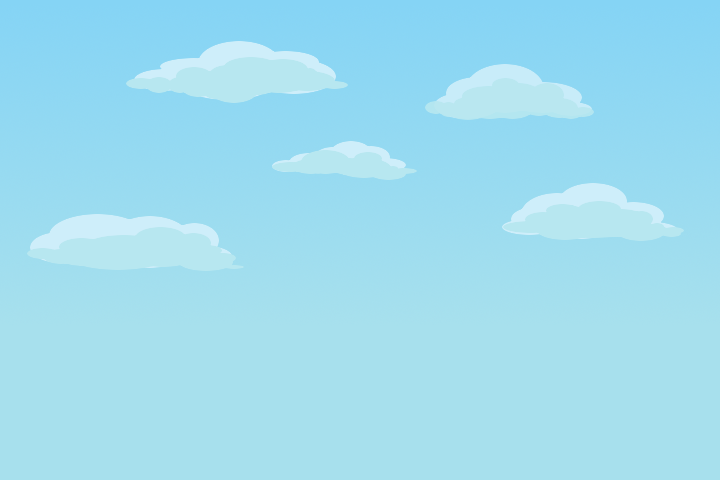
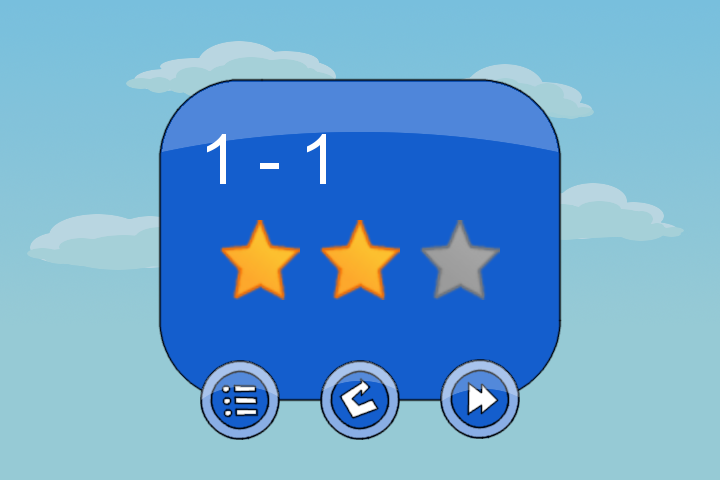
The second 720x480 image is a revision of the first. Changes to its layers:
added layer "1 - 1" above "star3" over [207, 134, 326, 184]
added layer "star3" above "Star copy#1" over [420, 220, 500, 300]
added layer "Star copy#1" above "Star" over [320, 220, 400, 300]
added layer "Star" above "button_restart.png" over [220, 220, 300, 300]
added layer "button_restart.png" above "button_next.png" over [320, 360, 400, 440]
added layer "button_next.png" above "button_menu.png" over [440, 359, 520, 439]
added layer "button_menu.png" above "dialog light" over [200, 360, 280, 440]
added layer "dialog light" (25%) above "dialog outline" over [162, 82, 558, 152]
added layer "dialog outline" above "screen_fill" over [158, 78, 562, 402]
added layer "screen_fill" (10%) above "dialog_fill" over [0, 0, 720, 480]
added layer "dialog_fill" above "cloud" over [160, 80, 560, 400]
